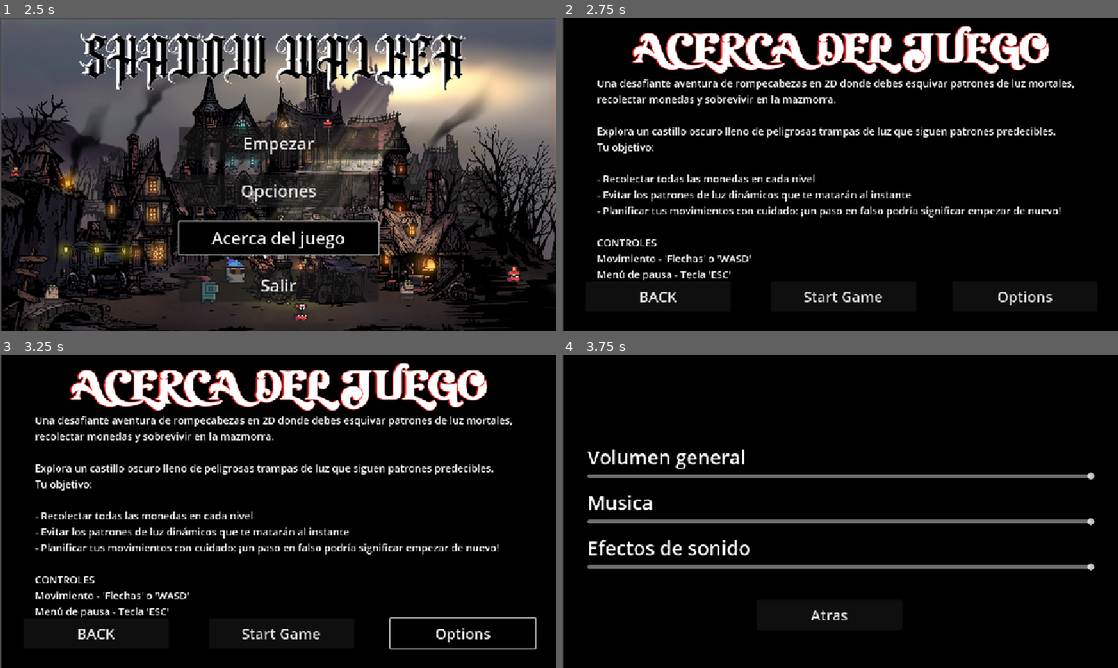
Above: before the commit, frames 1-4 (two rows, left to right).
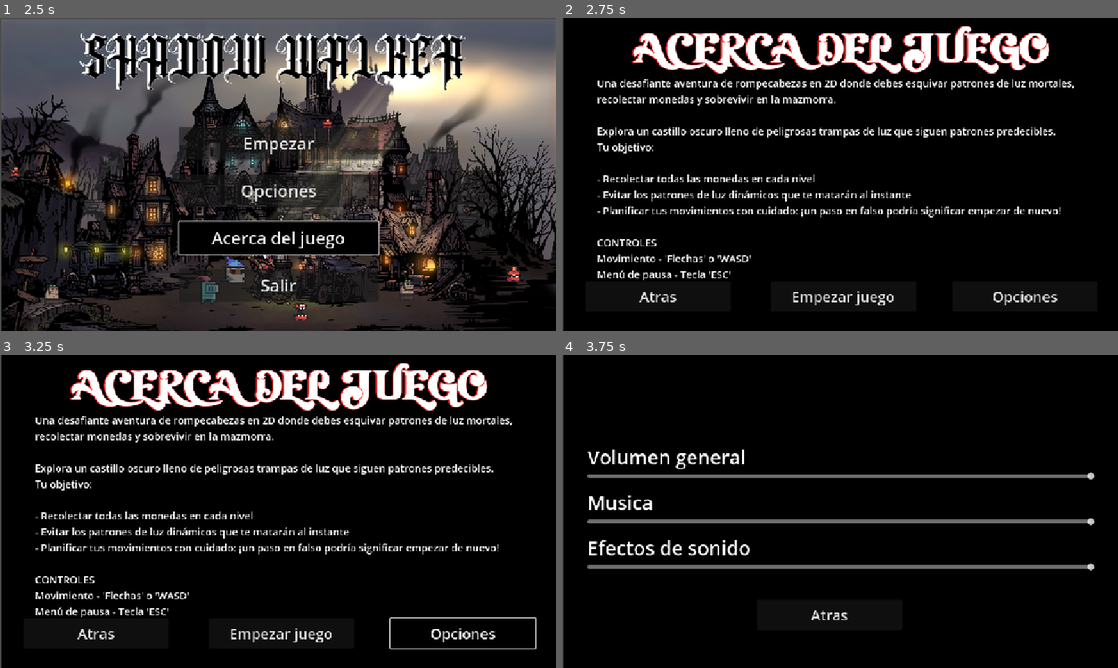
Above: after the commit, the same moments.

Repository: LuisTepe/Dungeon-escape
Game: Godot game, scene res://main.tscn
Same seed, same stepped clock (60 frames per second), same inputs: the game is played once before the commit and once after it.
Inputs (mouse positions are in pixels of both pictures, inside the frame that each line leads up to):
- Up to frame 1 (2.5 s): click "Opciones" at 0.5 s; click "Atras" at 1.25 s; click "Acerca del juego" at 2 s
- Up to frame 2 (2.75 s): no input
- Up to frame 3 (3.25 s): click "Options" (after the commit: "Opciones") at 2.75 s
- Up to frame 4 (3.75 s): move the mouse to (962, 495) at 3.52 s; hold D (move_right) from 3.53 s (still down)

Frame 1 is identical in both runs. In frame 2, 0.7% of the frame differs, in the area x 13-90%, y 87-92%; in frame 3, 0.7%; in frame 4, nothing differs.

Commit message:
Cambios menores

Diff:
--- a/about_game.tscn
+++ b/about_game.tscn
@@ -60,7 +60,7 @@
 offset_bottom = 607.0
 theme_override_font_sizes/font_size = 30
 theme_override_styles/hover = SubResource("StyleBoxFlat_vmo1c")
-text = "Start Game"
+text = "Empezar juego"
 
 [node name="Options" type="Button" parent="."]
 offset_left = 808.0
@@ -69,7 +69,7 @@
 offset_bottom = 607.0
 theme_override_font_sizes/font_size = 30
 theme_override_styles/hover = SubResource("StyleBoxFlat_vmo1c")
-text = "Options"
+text = "Opciones"
 
 [node name="Back" type="Button" parent="."]
 offset_left = 48.0
@@ -78,7 +78,7 @@
 offset_bottom = 607.0
 theme_override_font_sizes/font_size = 30
 theme_override_styles/hover = SubResource("StyleBoxFlat_vmo1c")
-text = "BACK"
+text = "Atras"
 
 [node name="Click" type="AudioStreamPlayer" parent="."]
 stream = ExtResource("3_7806o")
